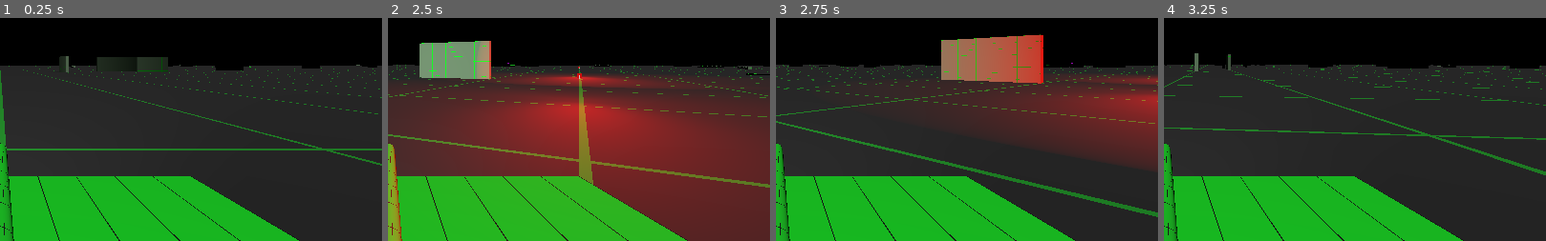
Above: before the commit, frames 1-4 (left to right).
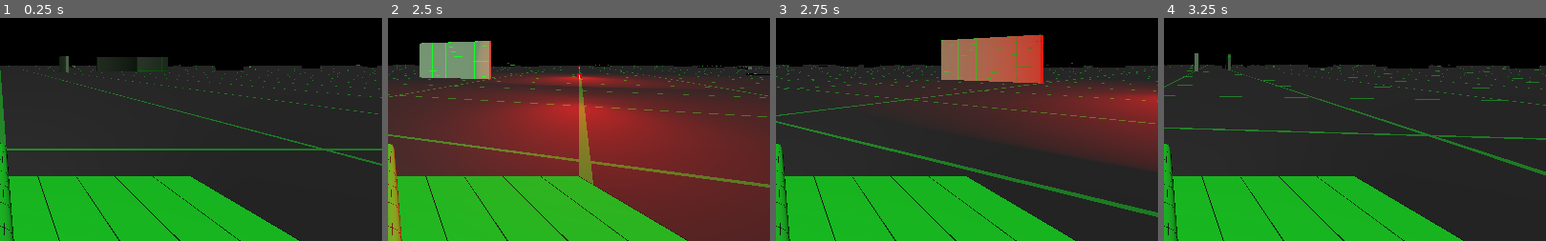
Above: after the commit, the same moments.

Repository: Kromey/spectre
Game: Godot game, scene res://Main.tscn
Same seed, same stepped clock (60 frames per second), same inputs: the game is played once before the commit and once after it.
Inputs:
- Up to frame 1 (0.25 s): no input
- Up to frame 2 (2.5 s): hold Space (action_shoot) 0.53-1.28 s; hold W (movement_forward) 0.53-2.03 s; tap Space (action_shoot) at 1.35 s; hold A (movement_left) from 2.03 s (still down); hold Space (action_shoot) from 2.03 s (still down)
- Up to frame 3 (2.75 s): keep holding A (movement_left); keep holding Space (action_shoot)
- Up to frame 4 (3.25 s): keep holding A (movement_left); release Space (action_shoot) at 2.78 s; tap Space (action_shoot) at 2.85 s
The pictures show only the part of the screen within x 50-100%, y 40-90%; the shares and areas given below are measured in that part.

Frames 1-2 are identical in both runs. In frame 3, 0.8% of the frame differs, in the area x 73-100%, y 25-30%; in frame 4, nothing differs.

Commit message:
Track killer
When we shoot something, we now indicate to the target who their
attacker was.

We also use this to prevent anybody shooting themselves (which shouldn't
be possible in the first place, yet routinely happens to the AITanks
exclusively).

Diff:
--- a/Main.gd
+++ b/Main.gd
@@ -105,8 +105,10 @@
 	player.GUN_RANGE = gun_range
 	player.reload_immediate()
 
-func player_death():
+func player_death(_killer):
 	print("Player died!")
 
-func tank_death():
+func tank_death(killer):
 	print("Enemy tank died!")
+	if is_instance_valid(killer) and killer.is_in_group("player"):
+		print("\tWe blame the player!")
--- a/tanks/BaseTank.gd
+++ b/tanks/BaseTank.gd
@@ -83,12 +83,13 @@
 		ammo -= 1
 		emit_signal("ammo_changed", ammo)
 
-		var bullet_speed = MAX_SPEED * 1.2
+		var bullet_speed = MAX_SPEED + 2
 
 		var bullet = Bullet.instance()
 		bullet.BULLET_TIME = GUN_RANGE / bullet_speed
 		bullet.BULLET_SPEED = bullet_speed
 		bullet.BULLET_DAMAGE = gun_damage
+		bullet.shooter = self
 		bullet.global_transform = $BulletSpawn.global_transform
 		get_tree().root.add_child(bullet)
 
@@ -108,16 +109,16 @@
 	# Ensure reloading clears fire rate timer
 	$FireRate.stop()
 
-func take_damage(_force, amount):
+func take_damage(_force, amount, shooter = null):
 	damage = clamp(damage + amount, 0, MAX_DAMAGE)
 	emit_signal("damage_changed", damage, MAX_DAMAGE)
 
 	if damage >= MAX_DAMAGE:
-		die()
+		die(shooter)
 
 func repair_damage(amount):
 	take_damage(0, -amount)
 
-func die():
-	emit_signal("dead")
+func die(killer):
+	emit_signal("dead", killer)
 	queue_free()
--- a/tanks/Bullet.gd
+++ b/tanks/Bullet.gd
@@ -6,6 +6,7 @@
 
 var hit_something = false
 var velocity
+var shooter
 
 # Called when the node enters the scene tree for the first time.
 func _ready():
@@ -20,8 +21,12 @@
 	global_translate(velocity * delta)
 
 func collided(target):
+	if target == shooter:
+		# Ugly, shouldn't-be-necessary hack to prevent AITanks shooting themselves
+		return
+
 	if !hit_something and target.has_method("take_damage"):
-		target.take_damage(velocity, BULLET_DAMAGE)
+		target.take_damage(velocity, BULLET_DAMAGE, shooter)
 
 	hit_something = true
 	queue_free()
